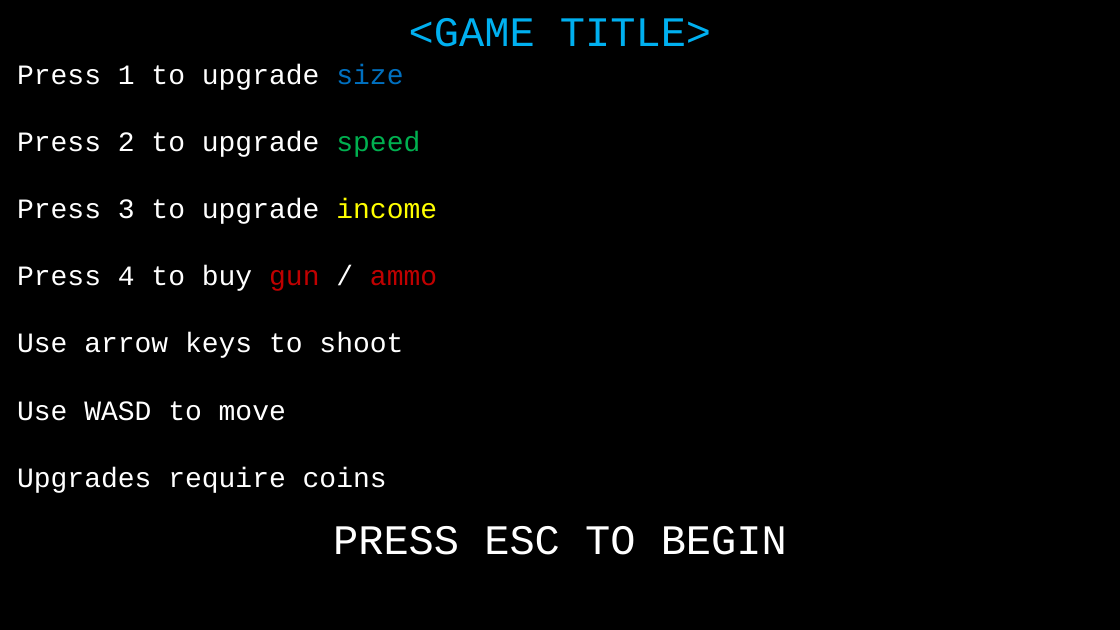
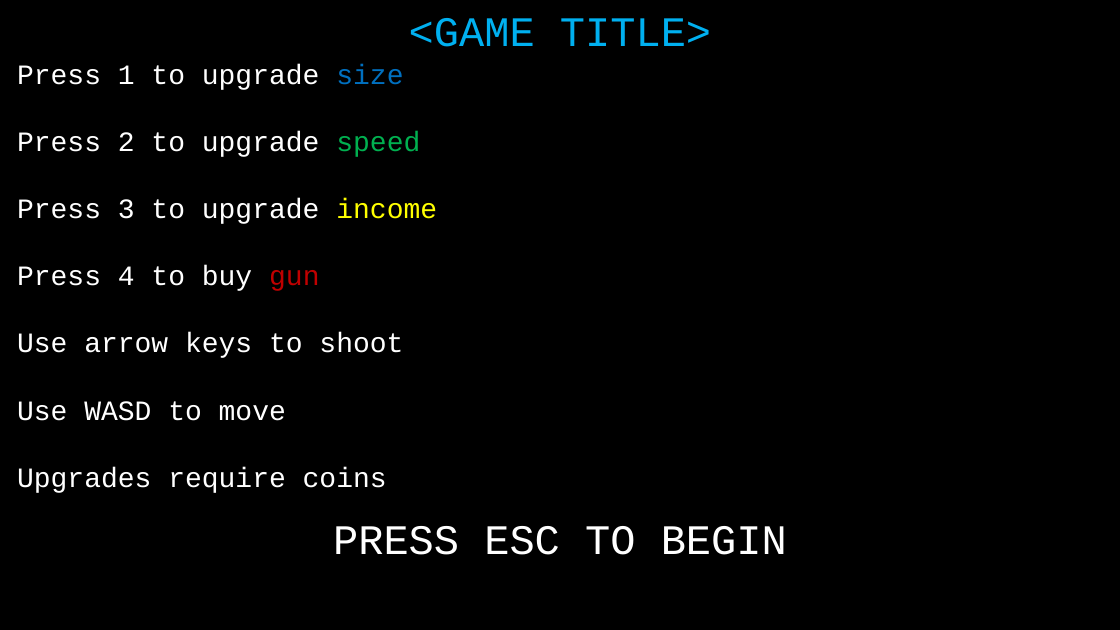
Before and after one commit to JackGriebel/JacksGame, a slide deck: slide 1 of Presentation1.pptx. Drawn at 1120x630 pixels with LibreOffice and Linux fonts; fonts in the diff are those of the drawing. Boxes give left, top, right and bottom in pixels: in the first picture for what was removed or moved away, otherwise in the second. Text is boxed around its words. In the diff, an @@ line names an element or a change of style, - is before the commit and + after.

```diff
--- a/Presentation1.pptx
+++ b/Presentation1.pptx
@@ text at <box>17,265,319,291</box>: text changed @@
-Press 4 to buy gun / ammo
+Press 4 to buy gun
```
Also in this commit, not shown: 6 other files.
